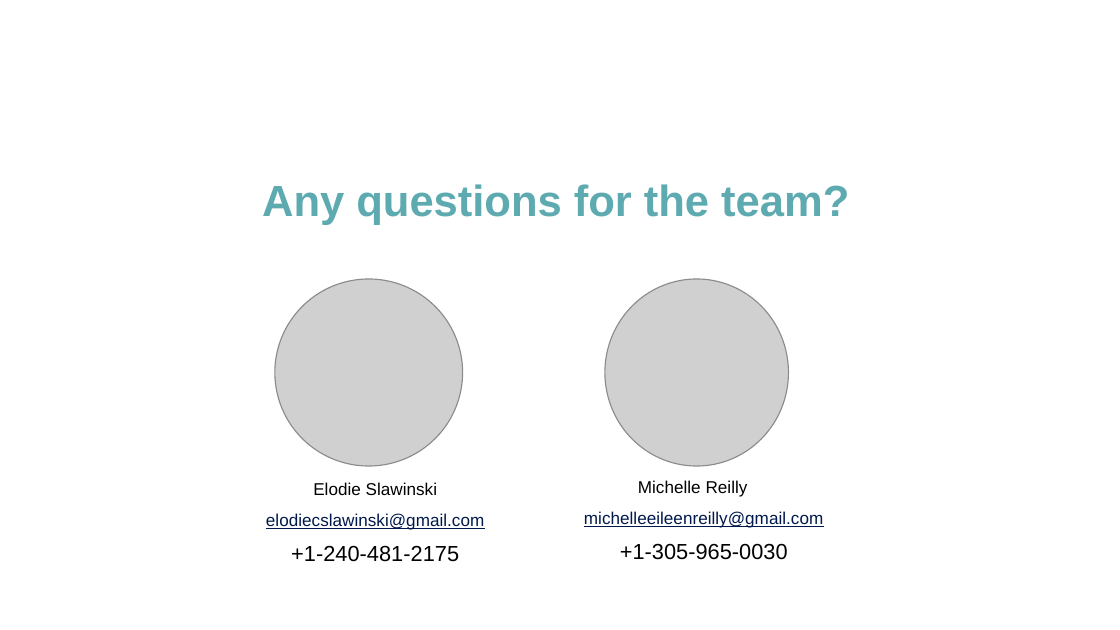
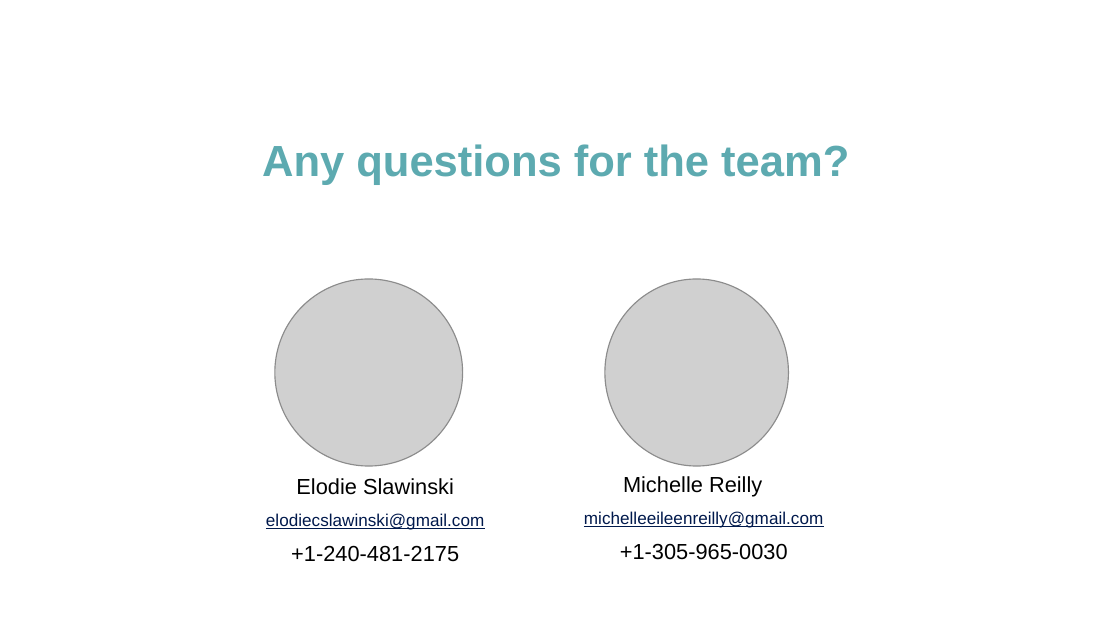
Before and after one commit to mereilly/AQI_Module_20_Final_Project, a slide deck: slide 15 of OpenWeather_AQI_Presentation_Final.pptx. Drawn at 1120x630 pixels with LibreOffice and Linux fonts; fonts in the diff are those of the drawing; grey boxes stand for pictures. Boxes give left, top, right and bottom in pixels: in the first picture for what was removed or moved away, otherwise in the second. Text is boxed around its words. In the diff, an @@ line names an element or a change of style, - is before the commit and + after.

Commit message:
Updates Michelle 09-26-2021 Segment 3 Final

```diff
--- a/OpenWeather_AQI_Presentation_Final.pptx
+++ b/OpenWeather_AQI_Presentation_Final.pptx
@@ title "Any questions for the team?": place and size @@
-title "Any questions for the team?" at (262, 184, 849, 225)
+title "Any questions for the team?" at (262, 144, 849, 185)
@@ text "Elodie Slawinski" at (296, 478, 454, 495): size 11 to 14 pt @@
@@ text "Michelle Reilly" at (623, 476, 762, 497): size 11 to 14 pt @@
```
Also in this commit, not shown: 4 other files.
